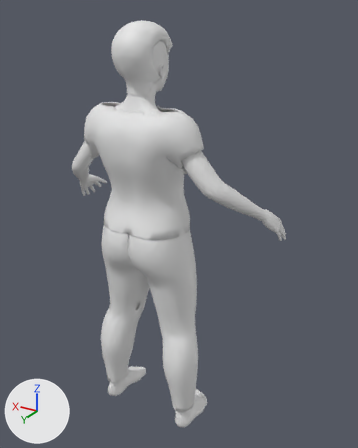
A saved change to the glTF model corpos/corpo-adolescente-f-normal.glb.
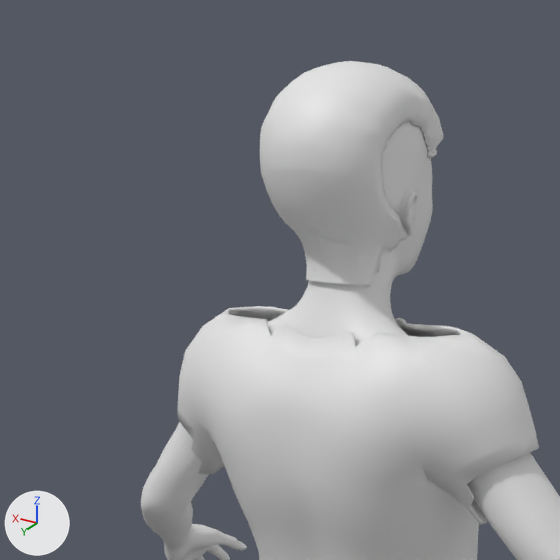
Old and new are each drawn whole from a 50 mm camera at (-1.146, 1.72, 0.954) aimed at (-0.076, -0.064, 0.062) and again close up on the part from 7% to 59% of the width and 0% to 42% of the height. Every picture has the same lights, and +X, +Y and +Z are marked at lower left. The last two pictures show the newer version. Vertices at exactly the same position are counted once.

In view in the first close-up: 'cabelo', 'camiseta', 'pele'.
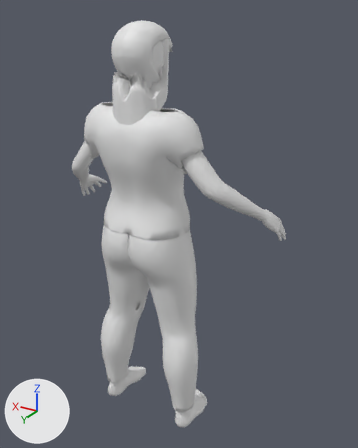
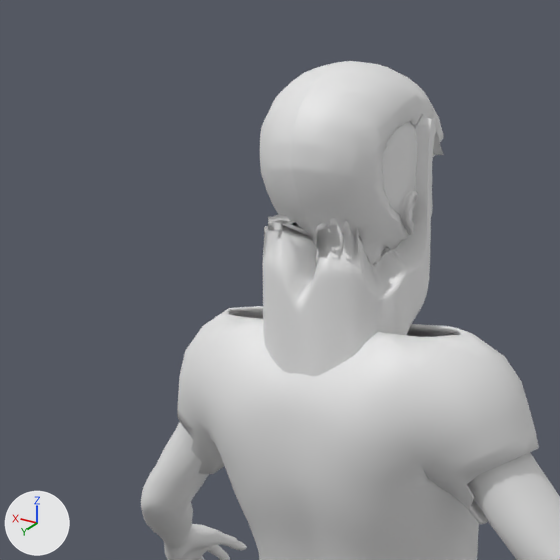
What differs and where, as boxes (x1, y1, x2, y2) in the close-ups (560 x 560 px):
'cabelo', reshaped: before (260, 61, 444, 285); after (260, 61, 444, 377)
part 1 of me_cabelo, added: after (263, 114, 444, 377)

The change, as a diff of the scene's bpy script:
```diff
--- a/corpos/corpo-adolescente-f-normal.glb.py
+++ b/corpos/corpo-adolescente-f-normal.glb.py
@@ me_cabelo @@
 # used by ob_cabelo; location = (0.0, 0.0, 0.0)
-me_cabelo.from_pydata(...)  # 1654 vertices, 3282 faces; spans x -0.093..0.093, y -0.035..0.209, z 0.659..0.921
+me_cabelo.from_pydata(...)  # 5034 vertices, 10038 faces; spans x -0.115..0.115, y -0.035..0.21, z 0.505..0.921
+# me_cabelo part 1: a new loose piece of 3380 vertices spanning x -0.115..0.115, y 0.014..0.21, z 0.505..0.861
```
